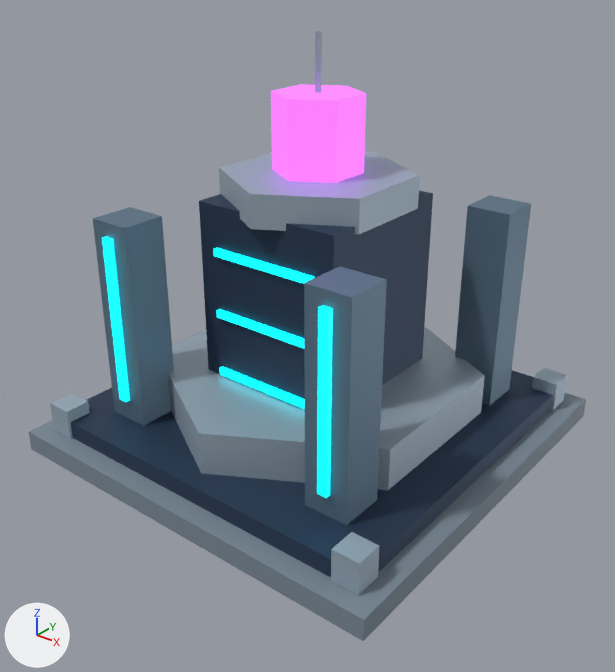
Before and after pictures for a commit that changed the glTF model assets/models/core_low.glb.
Before and after are seen from a 50 mm camera at (5.35, -6.86, 5.49) aimed at (0.16, -0.37, 1.47). Lighting does not change. The marker at lower left points along +X, +Y and +Z. The first picture is the older version.

The first picture shows 'Antenna', 'Archive monolith', 'Armored buttress.001', 'Armored buttress.002', 'Armored buttress.003', 'Corner lock.001', 'Corner lock.002', 'Corner lock.003', 'Crown', 'Foundation', 'Octagonal pedestal', 'Signal crystal', 'Signal strip.001', 'Signal strip.003', 'Undercarriage' and 3 more.
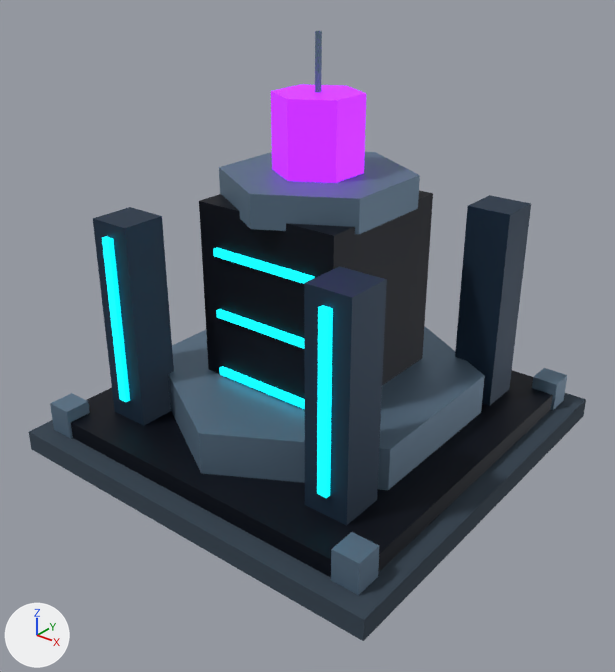
Changed parts and their boxes (x1, y1, x2, y2) in the pictures (615 x 672 px):
'Undercarriage', recoloured (darker)
    both: (71, 370, 553, 577)
'Archive monolith', recoloured (dark blue to black)
    both: (199, 191, 433, 399)
'Foundation', recoloured (greyish blue to dark blue)
    both: (29, 393, 586, 641)
'Octagonal pedestal', recoloured (darker)
    both: (168, 326, 485, 490)
'Armored buttress.003', recoloured (blue to dark blue)
    both: (304, 266, 387, 525)
'Armored buttress.001', recoloured (blue to dark blue)
    both: (93, 207, 174, 426)
'Armored buttress.002', recoloured (blue to dark blue)
    both: (455, 195, 531, 406)
'Crown', recoloured (darker)
    both: (219, 152, 420, 234)
'Signal crystal', recoloured
    both: (271, 84, 366, 183)
'Corner lock.003', recoloured (darker)
    both: (331, 532, 379, 595)
'Corner lock.001', recoloured (darker)
    both: (50, 393, 90, 439)
'Corner lock.002', recoloured (darker)
    both: (532, 368, 567, 410)
'Antenna', recoloured (darker)
    both: (315, 31, 322, 93)

Edits to the bpy script that builds the scene:
```text
Change mat_concrete:
    mat_concrete.base_color: (0.204, 0.263, 0.318) -> (0.0343, 0.0561, 0.0823)  # greyish blue #7d8c99 -> dark blue #344351
Change mat_dark:
    mat_dark.base_color: (0.0314, 0.0588, 0.114) -> (0.00243, 0.00478, 0.0123)  # dark blue #32455f -> black #080f1d
Change mat_edge:
    mat_edge.base_color: (0.412, 0.51, 0.596) -> (0.141, 0.223, 0.314)  # light grey #acbdcb -> blue #698298
Change mat_armor:
    mat_armor.base_color: (0.149, 0.235, 0.322) -> (0.0194, 0.0452, 0.0844)  # blue #6c859a -> dark blue #263c52
Change mat_violet:
    mat_violet.emission_color: (0.69, 0.149, 1.0) -> (0.434, 0.0194, 1.0)  # purple #d86cff -> purple #b026ff
```
